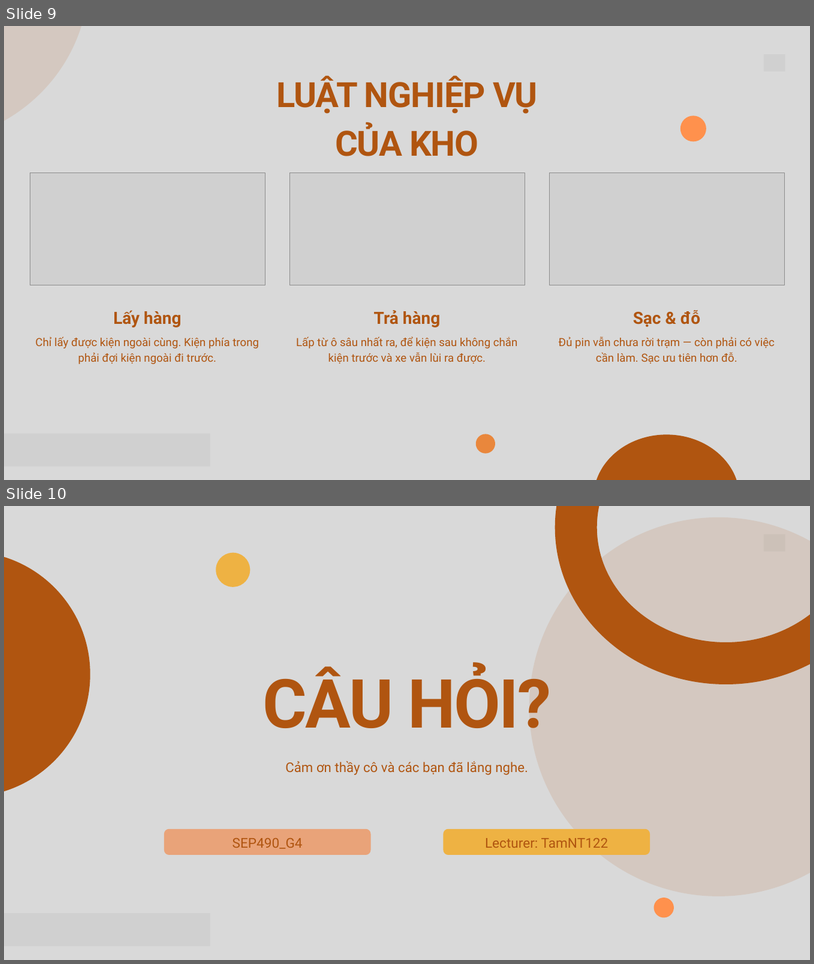
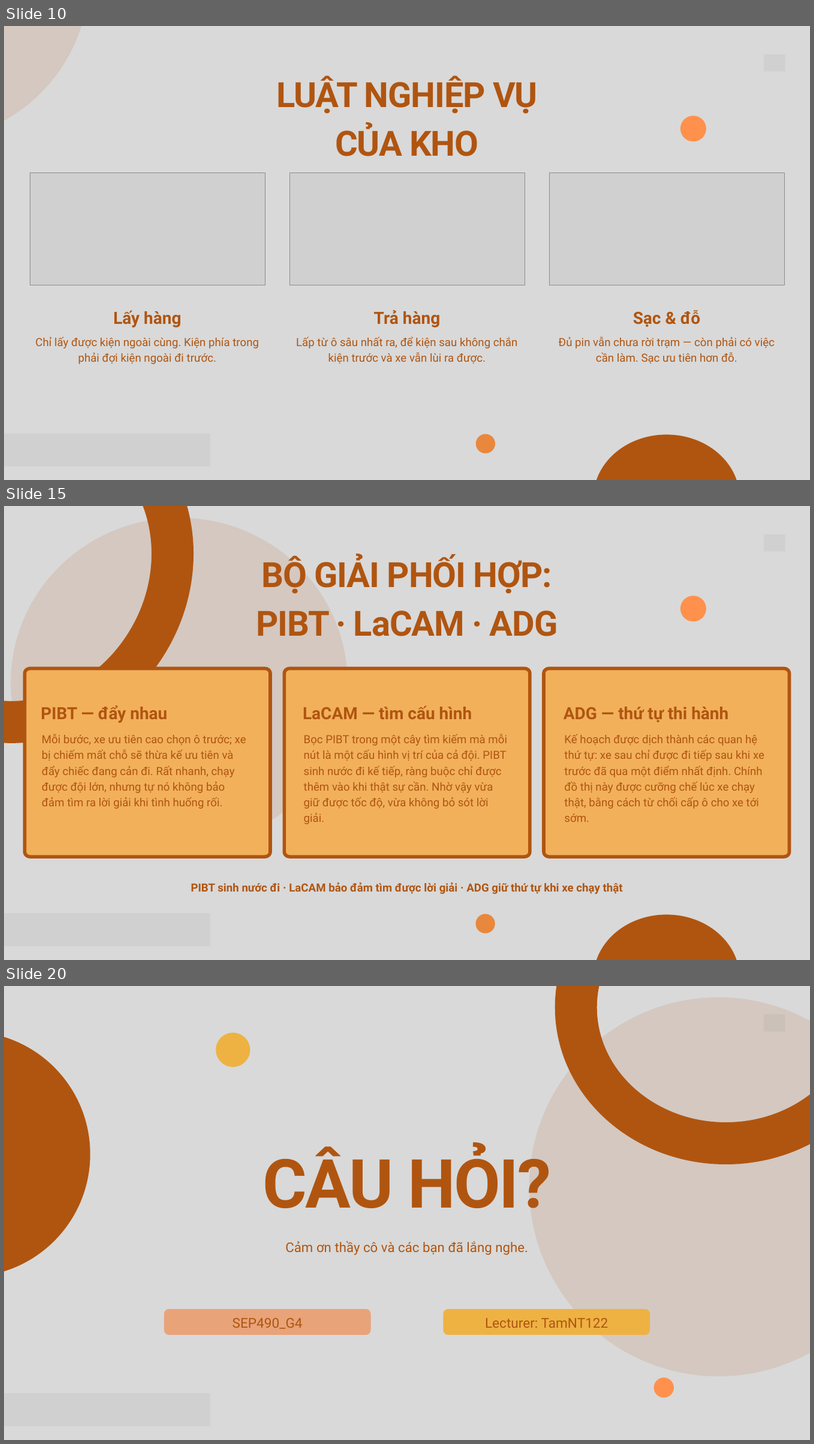
Before and after one commit to arishem51/wes, a slide deck: slide/WES-SEP490_G4.pptx. Shown one above the other, each under a label of ours: slides 9 and 10 before the commit, slides 10, 15 and 20 after it; the slides between them are not shown. The pictures are 814x964 and 814x1444 pixels, drawn with LibreOffice and Linux fonts; fonts in the diff are those of the drawing; grey boxes stand for pictures. Boxes give left, top, right and bottom in pixels: in the first picture for what was removed or moved away, otherwise in the second. Text is boxed around its words. In the diff, an @@ line names an element or a change of style, - is before the commit and + after.

```diff
--- a/slide/WES-SEP490_G4.pptx
+++ b/slide/WES-SEP490_G4.pptx
@@ slide 15 added at <box>4,506,810,960</box>, background #D9D9D9 @@
@@ freeform shape added at <box>4,506,230,777</box>, outline #B05510 75 pt @@
@@ freeform shape added at <box>11,517,348,847</box>, fill #B05510 at 12% opacity @@
@@ picture added at <box>764,534,785,551</box> @@
@@ text added at <box>256,555,558,636</box>, 62 pt, text #B05510, bold @@
+BỘ GIẢI PHỐI HỢP:
+PIBT · LaCAM · ADG
@@ freeform shape added at <box>681,595,707,621</box>, fill #FF914D @@
@@ freeform shape added at <box>24,668,270,856</box>, fill #F2B05B, outline #B05510 6 pt @@
@@ freeform shape added at <box>284,668,530,856</box>, fill #F2B05B, outline #B05510 6 pt @@
@@ freeform shape added at <box>544,668,789,856</box>, fill #F2B05B, outline #B05510 6 pt @@
@@ text added at <box>41,705,167,723</box>, 30 pt, text #B05510, bold @@
+PIBT — đẩy nhau
@@ text added at <box>303,706,473,719</box>, 30 pt, text #B05510, bold @@
+LaCAM — tìm cấu hình
@@ text added at <box>564,706,729,722</box>, 30 pt, text #B05510, bold @@
+ADG — thứ tự thi hành
@@ text added at <box>42,734,246,808</box>, 20 pt, text #B05510 @@
+Mỗi bước, xe ưu tiên cao chọn ô trước; xe bị chiếm mất chỗ sẽ thừa kế ưu tiên và đẩy chiếc đang cản đi. Rất nhanh, chạy được đội lớn, nhưng tự nó không bảo đảm tìm ra lời giải khi tình huống rối.
@@ text added at <box>304,734,507,824</box>, 20 pt, text #B05510 @@
+Bọc PIBT trong một cây tìm kiếm mà mỗi nút là một cấu hình vị trí của cả đội. PIBT sinh nước đi kế tiếp, ràng buộc chỉ được thêm vào khi thật sự cần. Nhờ vậy vừa giữ được tốc độ, vừa không bỏ sót lời giải.
@@ text added at <box>564,734,765,822</box>, 20 pt, text #B05510 @@
+Kế hoạch được dịch thành các quan hệ thứ tự: xe sau chỉ được đi tiếp sau khi xe trước đã qua một điểm nhất định. Chính đồ thị này được cưỡng chế lúc xe chạy thật, bằng cách từ chối cấp ô cho xe tới sớm.
@@ text added at <box>191,882,623,894</box>, 20 pt, text #B05510, bold @@
+PIBT sinh nước đi · LaCAM bảo đảm tìm được lời giải · ADG giữ thứ tự khi xe chạy thật
@@ picture added at <box>4,913,210,946</box> @@
@@ freeform shape added at <box>476,913,495,933</box>, fill #E9873C @@
@@ freeform shape added at <box>594,914,740,960</box>, fill #B05510 @@
@@ what was slide 9 is now slide 10 @@
@@ what was slide 10 is now slide 20 @@
```
Also in this commit, not shown: 2 slides changed, 9 other slides added, 8 other files.
